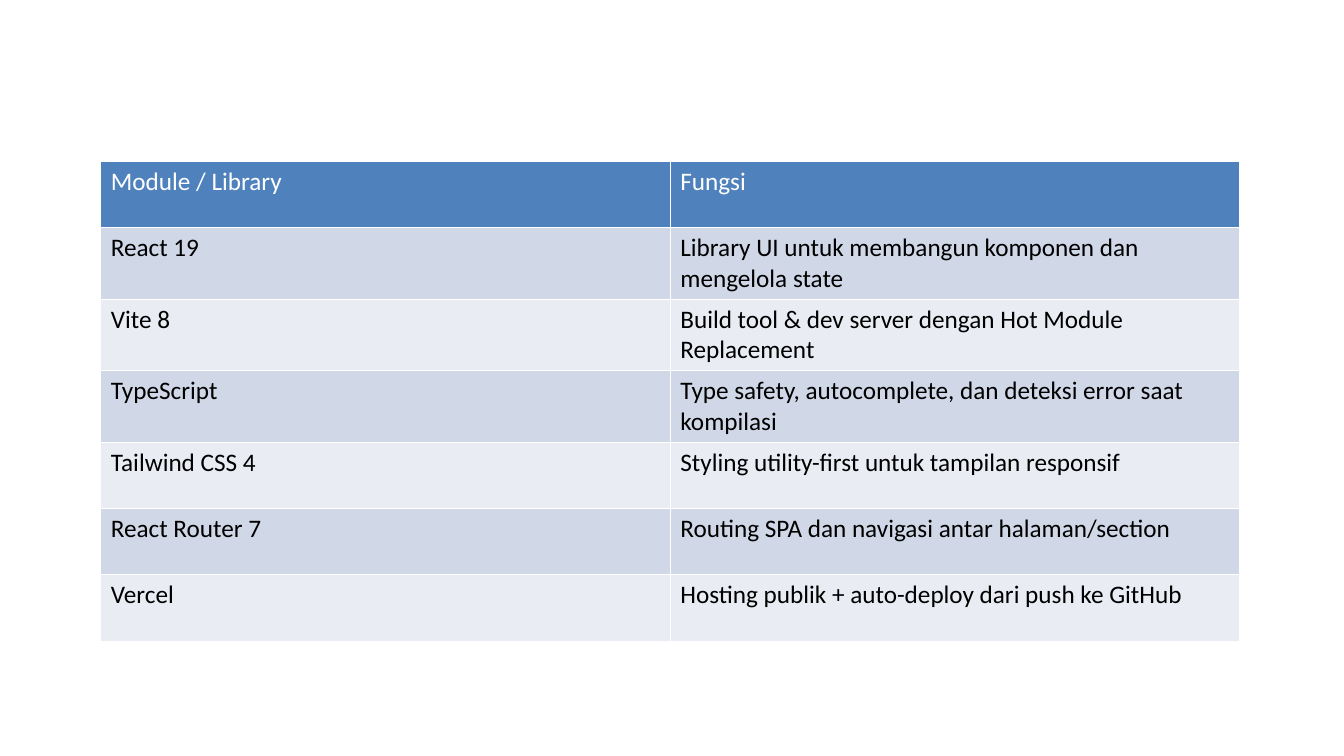
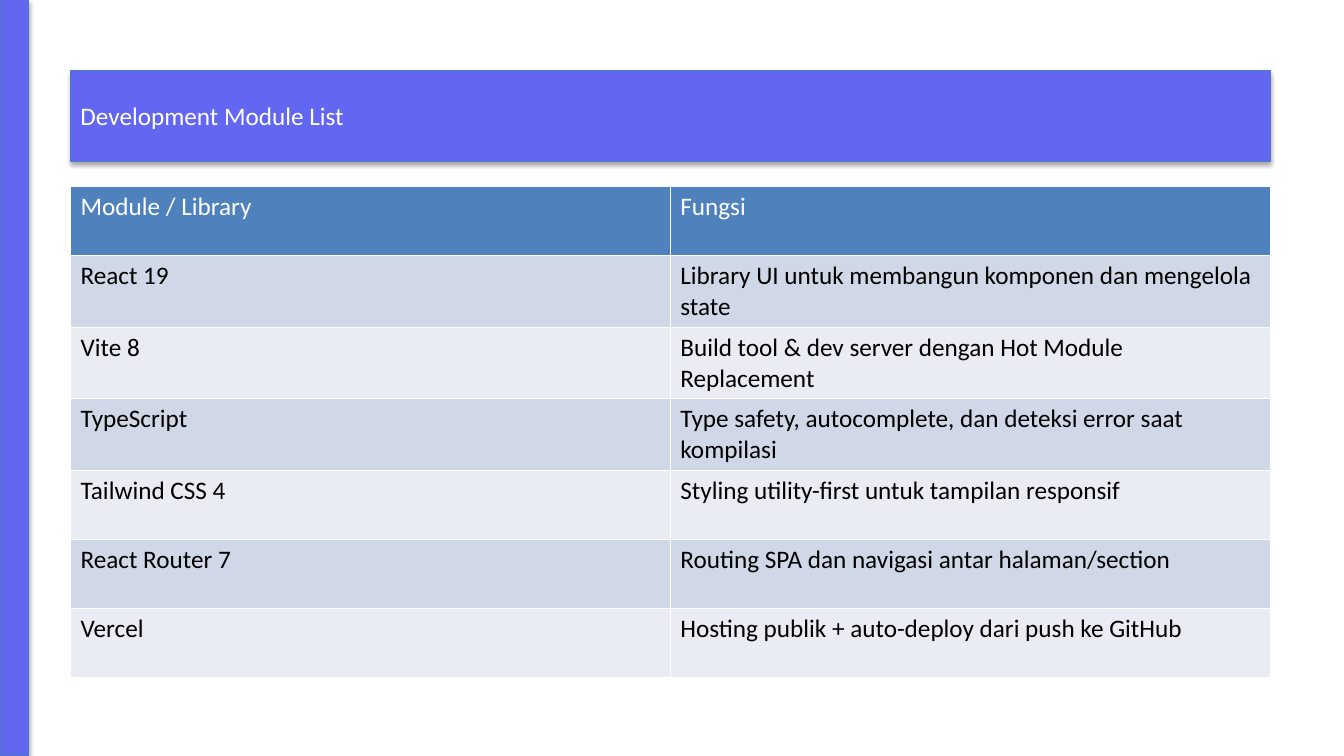
Before and after one commit to davidmuhamad97-ops/my_personalweb, a slide deck: slide 8 of presentation/Code-Challenge-2-Presentasi.pptx. Drawn at 1344x756 pixels with LibreOffice and Linux fonts; fonts in the diff are those of the drawing. Boxes give left, top, right and bottom in pixels: in the first picture for what was removed or moved away, otherwise in the second. Text is boxed around its words. In the diff, an @@ line names an element or a change of style, - is before the commit and + after.

```diff
--- a/presentation/Code-Challenge-2-Presentasi.pptx
+++ b/presentation/Code-Challenge-2-Presentasi.pptx
@@ rectangle added at (0,0,28,756), fill #6366F1, outline #4B7EBC 0.75 pt @@
@@ rectangle added at (71,71,1270,161), fill #6366F1, outline #4B7EBC 0.75 pt, 18 pt, text #FFFFFF @@
+Development Module List
@@ table: place and size @@
-table at (101,161,1240,625)
+table at (71,187,1270,670)
```
Also in this commit, not shown: 8 other slides changed, 1 other file.
